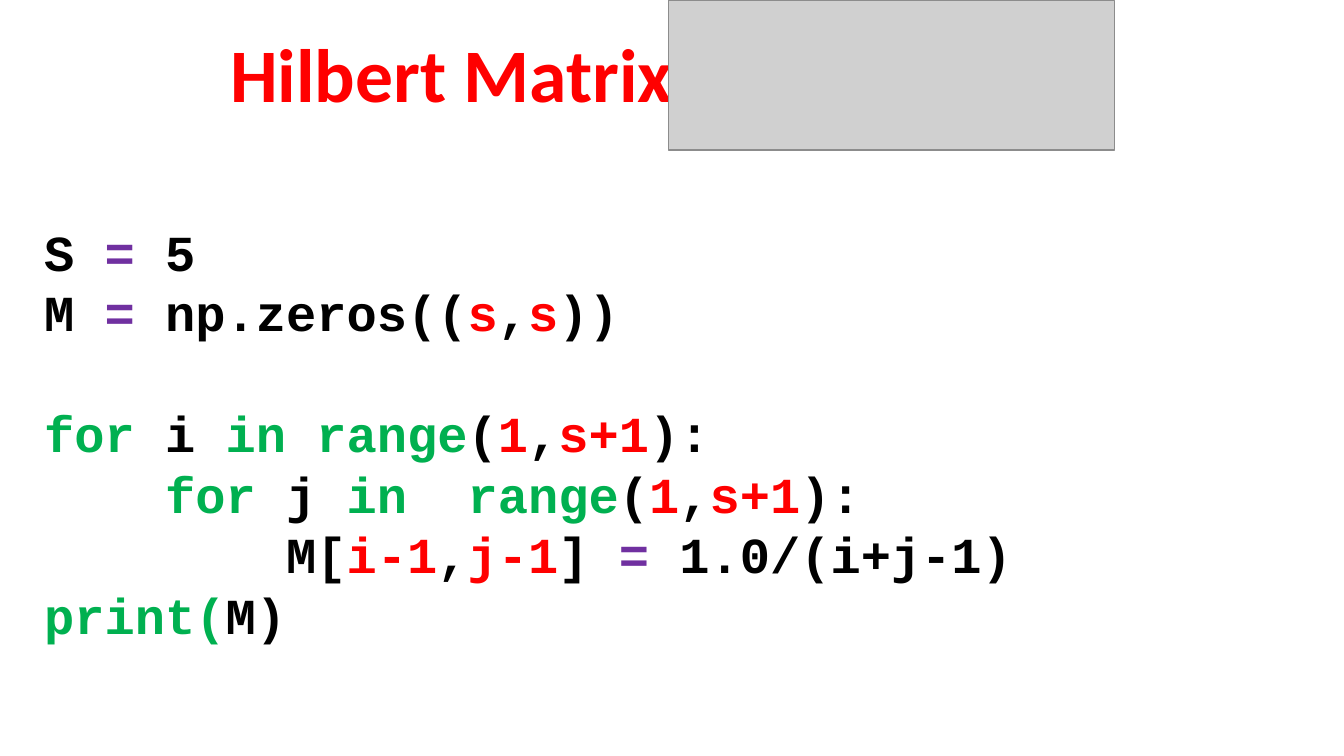
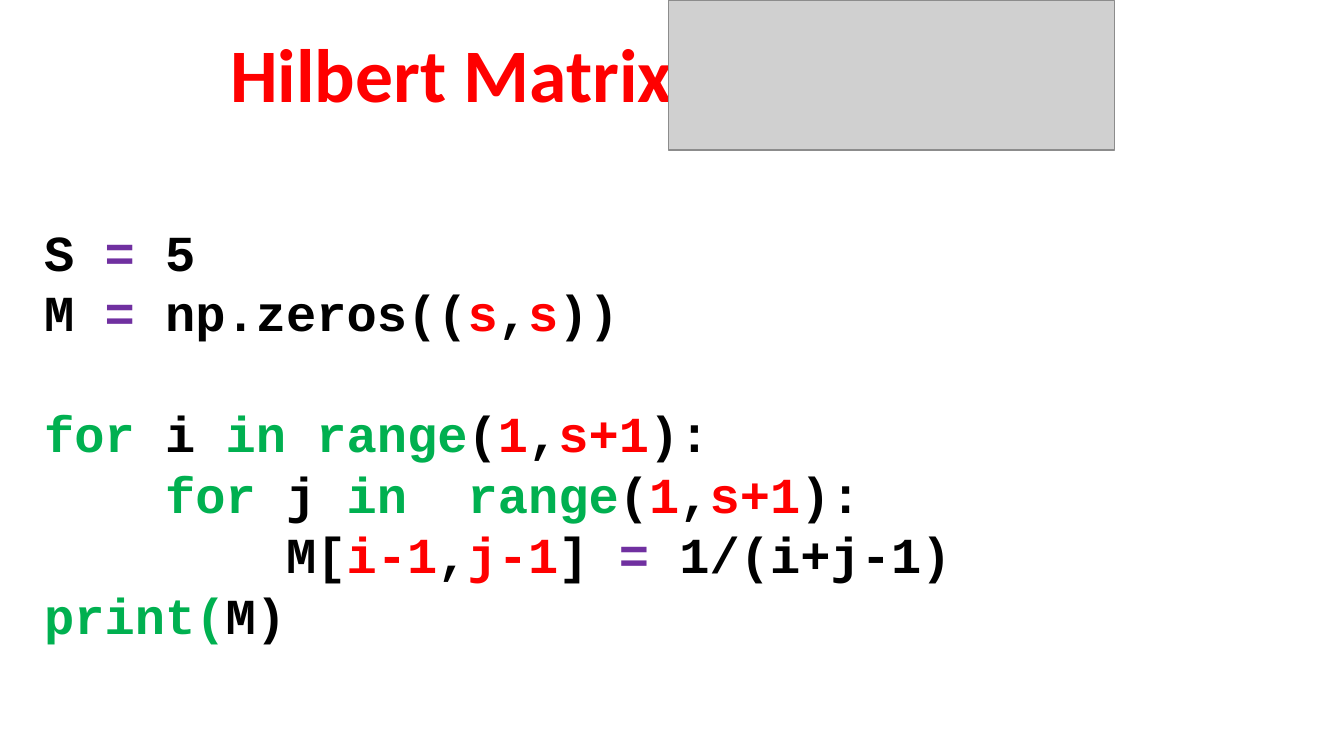
Before and after one commit to uduakgeorge/M340, a slide deck: slide 8 of Course Lectures/Lecture Twelve PowerPoint- Nested for loop and Matrix multiplication.pptx. Drawn at 1344x756 pixels with LibreOffice and Linux fonts; fonts in the diff are those of the drawing; grey boxes stand for pictures. Boxes give left, top, right and bottom in pixels: in the first picture for what was removed or moved away, otherwise in the second. Text is boxed around its words. In the diff, an @@ line names an element or a change of style, - is before the commit and + after.

```diff
--- a/Course Lectures/Lecture Twelve PowerPoint- Nested for loop and Matrix multiplication.pptx
+++ b/Course Lectures/Lecture Twelve PowerPoint- Nested for loop and Matrix multiplication.pptx
@@ text at [286, 537, 951, 584]: text changed @@
-M[i-1,j-1] = 1.0/(i+j-1)
+M[i-1,j-1] = 1/(i+j-1)
```
Also in this commit, not shown: 1 other slide changed, 1 other file.
